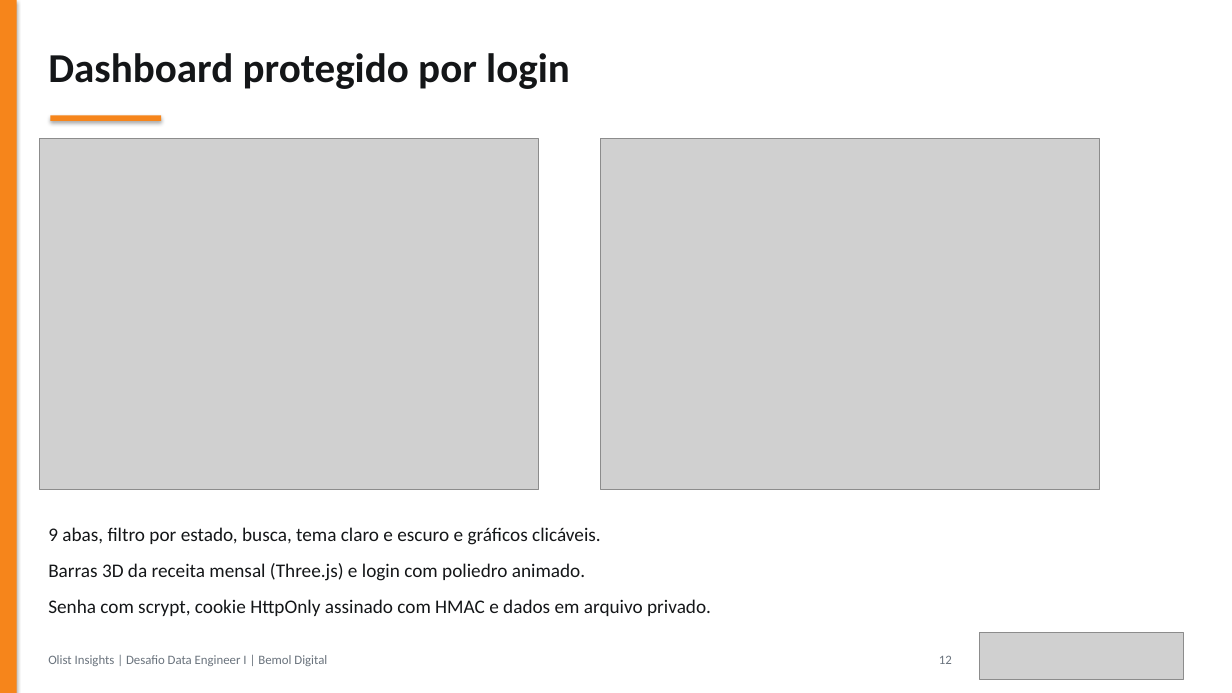
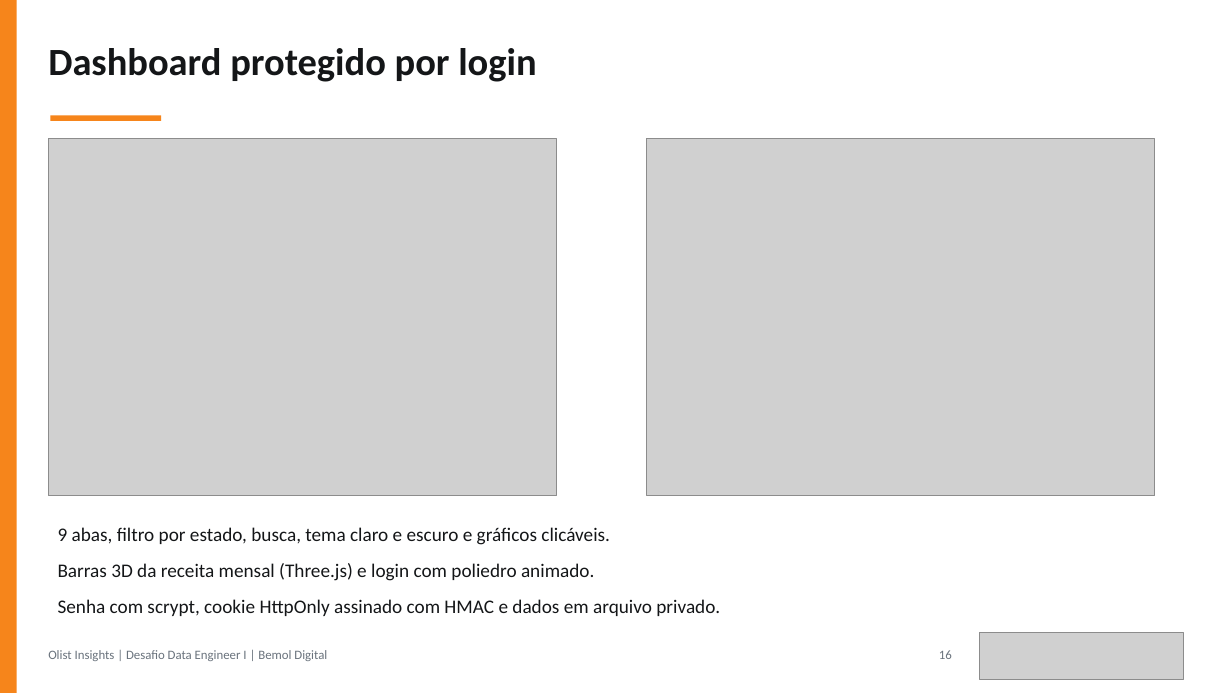
Before and after one commit to JulianaBallin/data-engineer-challenge, a slide deck: slide 16 of docs/apresentacao/apresentacao-olist.pptx (slide 12 before the commit). Drawn at 1232x693 pixels with LibreOffice and Linux fonts; fonts in the diff are those of the drawing; grey boxes stand for pictures. Boxes give left, top, right and bottom in pixels: in the first picture for what was removed or moved away, otherwise in the second. Text is boxed around its words. In the diff, an @@ line names an element or a change of style, - is before the commit and + after.

```diff
--- a/docs/apresentacao/apresentacao-olist.pptx
+++ b/docs/apresentacao/apresentacao-olist.pptx
@@ rectangle at (x1=0, y1=0, x2=17, y2=693): shadow off @@
@@ rectangle removed at (x1=0, y1=0, x2=1232, y2=693) @@
@@ text "Dashboard protegido por login" at (x1=48, y1=48, x2=536, y2=82): size 32 to 30 pt @@
@@ rectangle at (x1=50, y1=116, x2=161, y2=121): shadow off @@
@@ picture resized from (x1=39, y1=139, x2=538, y2=490) to (x1=48, y1=139, x2=556, y2=496) @@
@@ picture resized from (x1=601, y1=139, x2=1100, y2=490) to (x1=647, y1=139, x2=1155, y2=496) @@
@@ text "9 abas, filtro por estado, ..." moved from (x1=48, y1=527, x2=711, y2=616) to (x1=58, y1=527, x2=720, y2=616) @@
@@ text "Olist Insights | Desafio Data ..." moved from (x1=48, y1=655, x2=327, y2=666) to (x1=48, y1=650, x2=327, y2=661) @@
@@ text at (x1=939, y1=650, x2=952, y2=659): text changed @@
-12
+16
```
Also in this commit, not shown: 14 other slides changed, 5 slides added, 2 slides removed, 8 other files.
